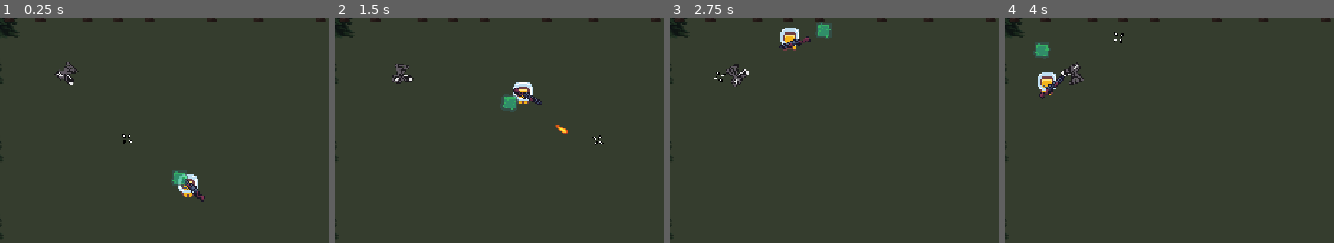
Above: before the commit, frames 1-4 (left to right).
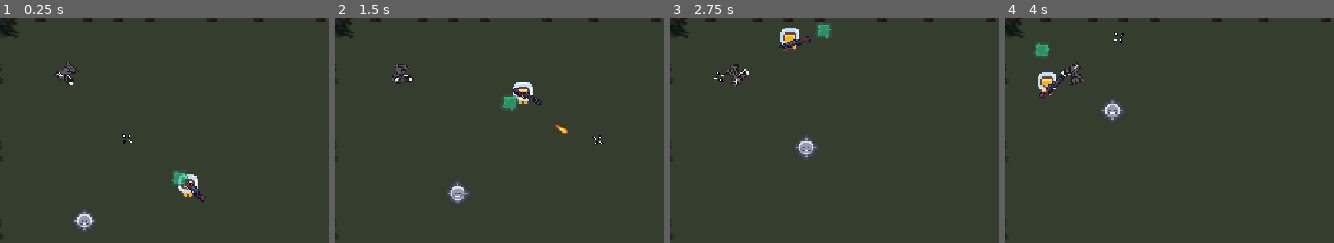
Above: after the commit, the same moments.

Repository: Silgnis/Game-Design-Project
Game: Godot game, scene res://Scenes/Main.tscn
Two runs of this game, one before a commit and one after it. Both use one fixed random seed, a clock stepped at 60 frames per second and the inputs below.
Inputs (mouse positions are % of the whole screen's width and height, from its top left):
- Up to frame 1 (0.25 s): no input
- Up to frame 2 (1.5 s): move the mouse to (33, 70) at 0.52 s; hold Up (up) from 0.53 s (still down); click (33, 70) at 0.6 s; move the mouse to (76, 65) at 1.27 s; click (76, 65) at 1.35 s
- Up to frame 3 (2.75 s): move the mouse to (3, 35) at 2.02 s; release Up (up) at 2.03 s; hold Left (left) from 2.03 s (still down); click (3, 35) at 2.1 s
- Up to frame 4 (4 s): move the mouse to (45, 50) at 2.77 s; click (45, 50) at 2.85 s; move the mouse to (21, 25) at 3.52 s; release Left (left) at 3.53 s; hold Down (down) from 3.53 s (still down); click (21, 25) at 3.6 s
The pictures show only the part of the screen within x 11-61%, y 13-63%; the shares and areas given below are measured in that part.

The runs differ from the first frame. In frame 1, 0.4% of the frame differs, in the area x 22-30%, y 84-96%; in frame 2, 0.5%, in the area x 34-42%, y 72-83%; in frame 3, 0.5%; in frame 4, 0.5%.

Commit message:
Added melee enemy and movement.

Diff:
--- a/Scenes/Main.tscn
+++ b/Scenes/Main.tscn
@@ -5,12 +5,14 @@
 [ext_resource type="PackedScene" uid="uid://d1uwu4o13cud" path="res://Scenes/turret.tscn" id="3_kln2b"]
 [ext_resource type="PackedScene" uid="uid://r0wha1du3xq5" path="res://Scenes/myling_ghost.tscn" id="4_rgh2o"]
 [ext_resource type="PackedScene" uid="uid://dnodgevy3ctaj" path="res://Scenes/gun.tscn" id="4_v1gob"]
+[ext_resource type="PackedScene" uid="uid://bf8hkj8p6pfa6" path="res://Scenes/enemy_melee.tscn" id="6_v1gob"]
 
 [node name="Main" type="Node2D" unique_id=580632960]
 
 [node name="Level1" parent="." unique_id=1783777693 instance=ExtResource("1_pbw6q")]
 
 [node name="Player" parent="." unique_id=1400733540 instance=ExtResource("1_r150o")]
+motion_mode = 1
 
 [node name="Gun" parent="Player" unique_id=2031640145 instance=ExtResource("4_v1gob")]
 position = Vector2(5, 2)
@@ -27,3 +29,7 @@
 position = Vector2(-123.99997, -113.99999)
 scale = Vector2(0.1207916, 0.1207916)
 target = NodePath("../Player")
+
+[node name="EnemyMelee" parent="." unique_id=1830089330 node_paths=PackedStringArray("target") instance=ExtResource("6_v1gob")]
+position = Vector2(-116, 40)
+target = NodePath("../Player")
--- /dev/null
+++ b/Scenes/enemy_melee.tscn
@@ -0,0 +1,35 @@
+[gd_scene format=3 uid="uid://bf8hkj8p6pfa6"]
+
+[ext_resource type="Script" uid="uid://bvodc4yhq33rf" path="res://Scripts/enemy_melee.gd" id="1_3dfpd"]
+[ext_resource type="Texture2D" uid="uid://vc6m2k4w5bx2" path="res://Resources/kenney_pixel-platformer/Tiles/Characters/tile_0008.png" id="2_s1fu1"]
+[ext_resource type="AudioStream" uid="uid://qkt3mo2gpj0q" path="res://Resources/Bullet Sounds/dmg_sfx.mp3" id="3_s1fu1"]
+
+[sub_resource type="RectangleShape2D" id="RectangleShape2D_eu64u"]
+
+[sub_resource type="CircleShape2D" id="CircleShape2D_v1gob"]
+radius = 13.0
+
+[node name="EnemyMelee" type="CharacterBody2D" unique_id=778502133]
+collision_layer = 4
+collision_mask = 7
+motion_mode = 1
+script = ExtResource("1_3dfpd")
+
+[node name="Sprite2D" type="Sprite2D" parent="." unique_id=149151036]
+texture_filter = 1
+texture = ExtResource("2_s1fu1")
+
+[node name="HurtSFX" type="AudioStreamPlayer2D" parent="." unique_id=583183493]
+stream = ExtResource("3_s1fu1")
+
+[node name="CollisionShape2D" type="CollisionShape2D" parent="." unique_id=518826974]
+shape = SubResource("RectangleShape2D_eu64u")
+
+[node name="AttackArea" type="Area2D" parent="." unique_id=333268419]
+collision_layer = 0
+collision_mask = 2
+
+[node name="CollisionShape2D" type="CollisionShape2D" parent="AttackArea" unique_id=658461672]
+shape = SubResource("CircleShape2D_v1gob")
+
+[node name="AttackTimer" type="Timer" parent="." unique_id=1921615030]
--- /dev/null
+++ b/Scripts/enemy_melee.gd
@@ -0,0 +1,59 @@
+extends CharacterBody2D
+
+@export var target: Node2D
+@export var move_speed: float = 40.0
+@export var max_health: int = 80
+@export var damage: int = 20
+@onready var hurt_sfx: AudioStreamPlayer2D = $HurtSFX
+@onready var attack_area: Area2D = $AttackArea
+@onready var attack_timer: Timer = $AttackTimer
+var current_health: int
+
+func _ready() -> void:
+	current_health = max_health
+	attack_area.body_entered.connect(_on_attack_area_body_entered)
+	attack_timer.timeout.connect(_on_attack_timer_timeout)
+	attack_area.body_exited.connect(_on_attack_area_body_exited)
+	pass
+
+func attack() -> void:
+	if is_instance_valid(target):
+		target.take_damage(damage)
+
+func _on_attack_area_body_entered(body: Node2D) -> void:
+	if body == target:
+		attack()
+		attack_timer.start()
+
+func _on_attack_area_body_exited(body: Node2D) -> void:
+	if body == target:
+		attack_timer.stop()
+
+func _on_attack_timer_timeout() -> void:
+	attack()
+
+func _physics_process(_delta: float) -> void:
+	if not is_instance_valid(target):
+		return
+	var direction = (target.global_position - global_position).normalized()
+	velocity = direction * move_speed
+	move_and_slide()
+func take_damage(amount: int) -> void:
+	current_health -= amount
+	flash_red()
+
+	if hurt_sfx:
+		# Randomize pitch slightly (0.9 to 1.1) so repeated hits don't sound repetitive
+		hurt_sfx.pitch_scale = randf_range(0.9, 1.1)
+		hurt_sfx.play()
+
+	if current_health <= 0:
+		die()
+
+func flash_red() -> void:
+	var tween = create_tween()
+	tween.tween_property(self, "modulate", Color.RED, 0.05)
+	tween.tween_property(self, "modulate", Color.WHITE, 0.1)
+
+func die() -> void:
+	queue_free()
Not shown, added: Scripts/enemy_melee.gd.uid
